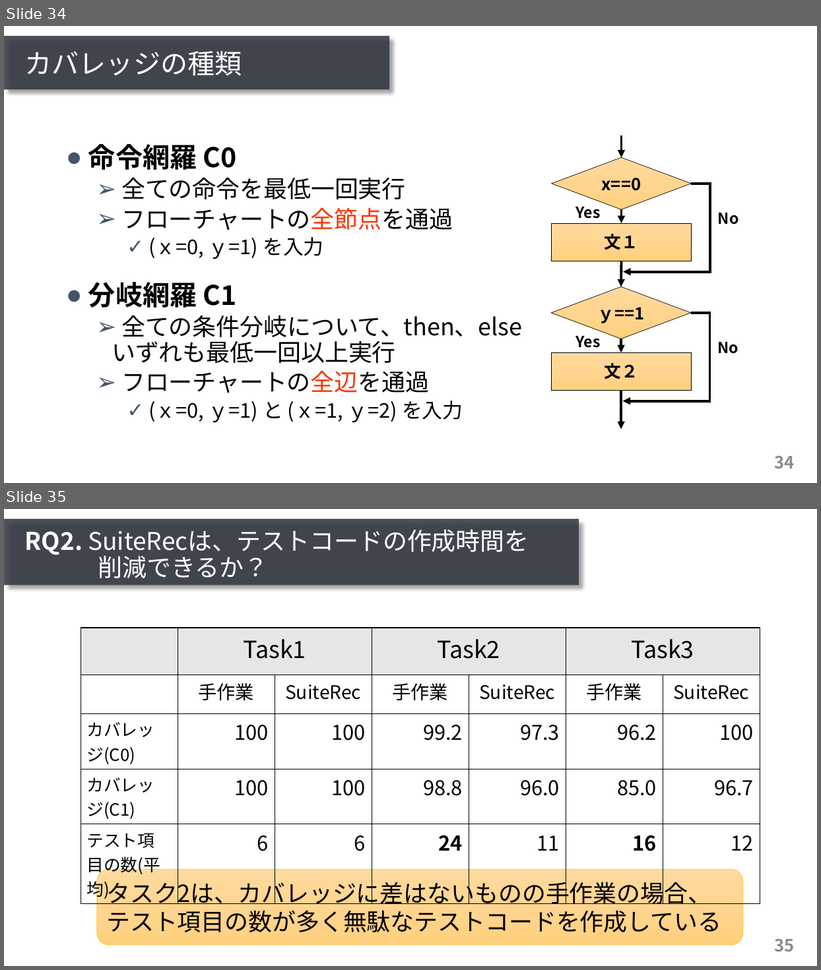
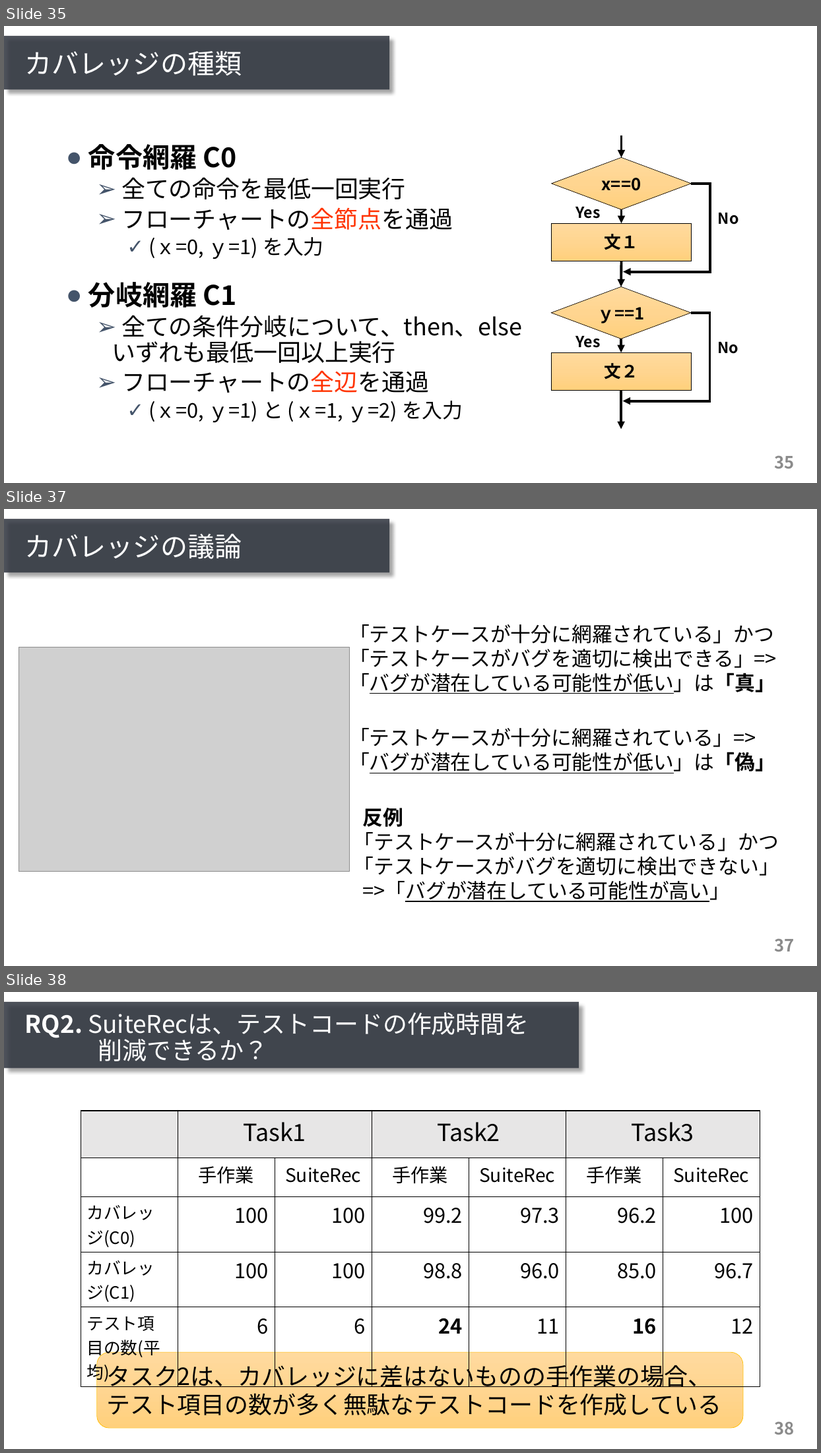
Before and after one commit to ryosuke-ku/mthesis2020-pre, a slide deck: presentation_kurachi.pptx. Shown one above the other, each under a label of ours: slides 34 and 35 before the commit, slides 35, 37 and 38 after it; the slides between them are not shown. The pictures are 821x970 and 821x1453 pixels, drawn with LibreOffice and Linux fonts; fonts in the diff are those of the drawing; grey boxes stand for pictures. Boxes give left, top, right and bottom in pixels: in the first picture for what was removed or moved away, otherwise in the second. Text is boxed around its words. In the diff, an @@ line names an element or a change of style, - is before the commit and + after.

```diff
--- a/presentation_kurachi.pptx
+++ b/presentation_kurachi.pptx
@@ slide 37 added at (4, 509, 817, 966), background #FFFFFF; not listed: 2 template elements that a slide beside it also shows @@
@@ title added at (25, 533, 242, 559), 32 pt, text #FFFFFF @@
+カバレッジの議論
@@ text added at (349, 625, 777, 696), 24 pt, text #000000 @@
+「テストケースが十分に網羅されている」かつ 「テストケースがバグを適切に検出できる」=> 「バグが潜在している可能性が低い」は「真」
@@ picture added at (19, 648, 349, 872) @@
@@ text added at (349, 725, 776, 776), 24 pt, text #000000 @@
+「テストケースが十分に網羅されている」=> 「バグが潜在している可能性が低い」は「偽」
@@ text added at (354, 808, 780, 902), 24 pt, text #000000 @@
+反例
+「テストケースが十分に網羅されている」かつ
+「テストケースがバグを適切に検出できない」
+=>「バグが潜在している可能性が高い」
@@ what was slide 34 is now slide 35 @@
@@ page number at (775, 456, 795, 469): text changed @@
-34
+35
@@ what was slide 35 is now slide 38 @@
@@ page number at (775, 1422, 795, 1435): text changed @@
-35
+38
```
Also in this commit, not shown: 2 slides changed, 3 other slides added.
